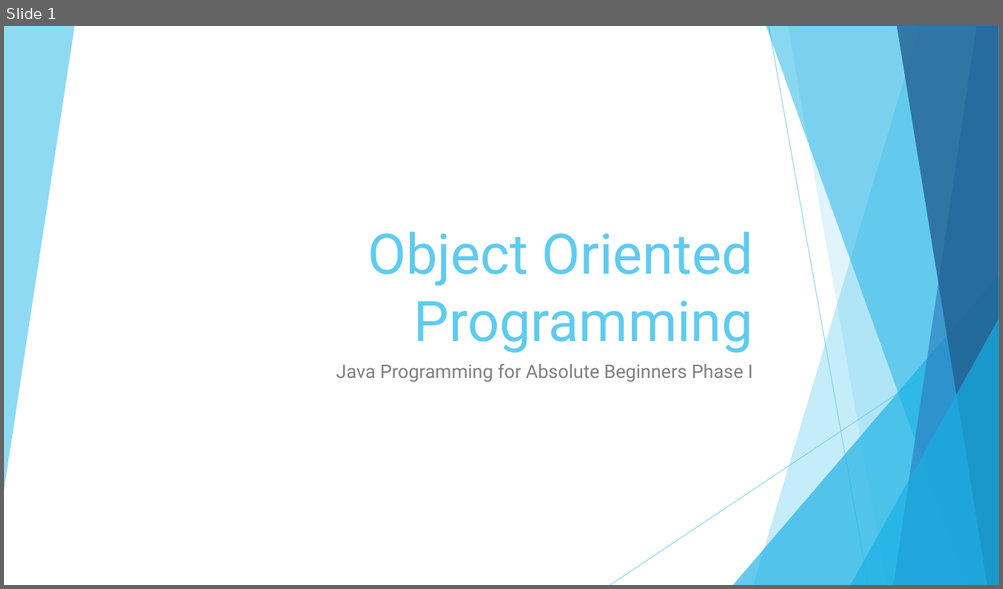
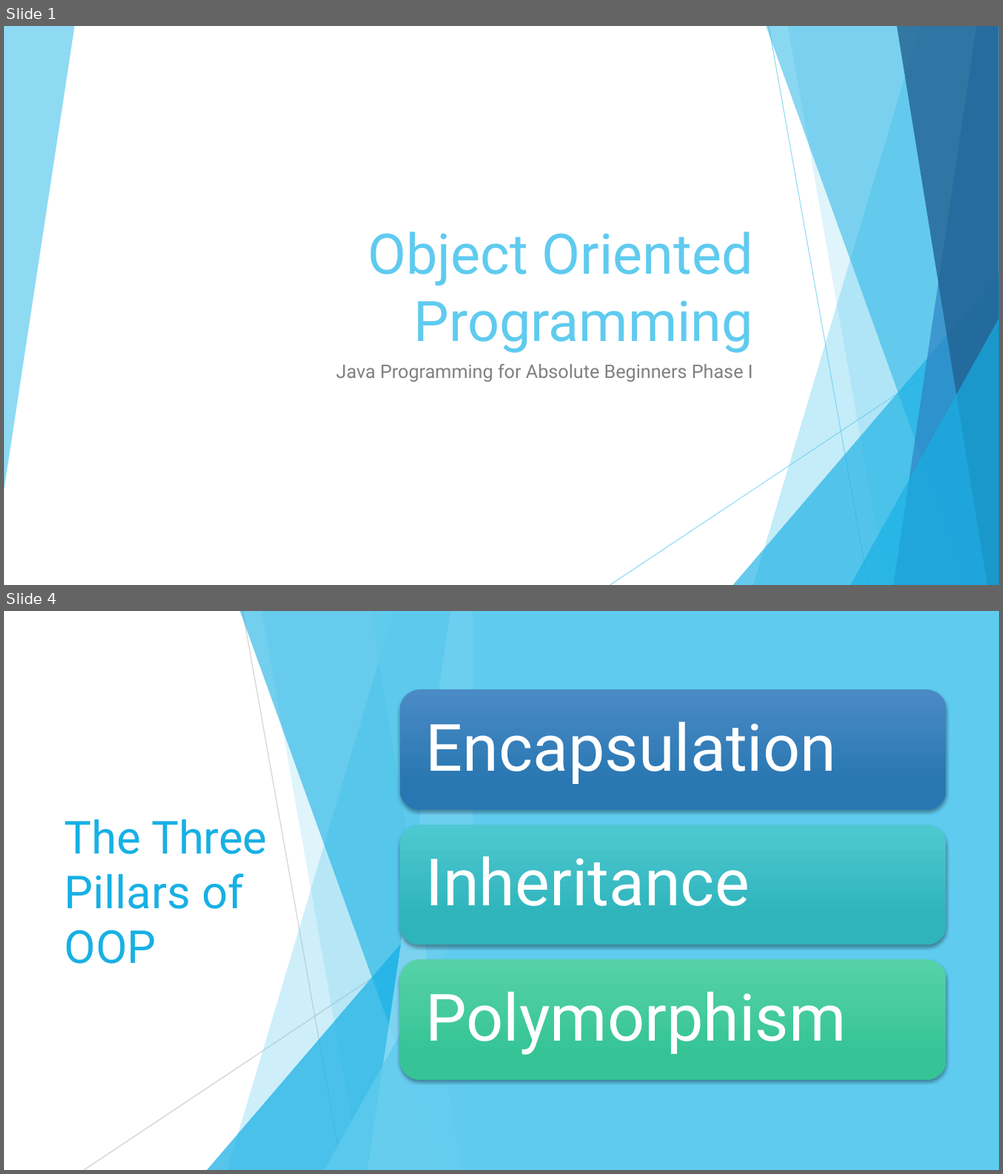
Before and after one commit to JoseRivas1998/Java-Game-Development-For-Absolute-Beginners, a slide deck: Slides/Lesson1.4.pptx. Shown one above the other, each under a label of ours: slide 1 before the commit, slides 1 and 4 after it; the slides between them are not shown. The pictures are 1003x589 and 1003x1174 pixels, drawn with LibreOffice and Linux fonts; fonts in the diff are those of the drawing. Boxes give left, top, right and bottom in pixels: in the first picture for what was removed or moved away, otherwise in the second. Text is boxed around its words. In the diff, an @@ line names an element or a change of style, - is before the commit and + after.

```diff
--- a/Slides/Lesson1.4.pptx
+++ b/Slides/Lesson1.4.pptx
@@ slide 4 added at [4,611,999,1170], background #FFFFFF; not listed: 9 template elements that a slide beside it also shows @@
@@ rectangle added at [4,611,999,1170], fill #FFFFFF @@
@@ rectangle added at [472,611,999,1170], fill #5FCBEF @@
@@ title added at [65,819,267,964], 44 pt, text #17B0E4 @@
+The Three Pillars of OOP
@@ group added at [84,611,472,1170]: 5 freeform shapes, 2 lines, 2 triangles @@
@@ triangle added at [4,939,40,1170], fill #5FCBEF at 70% opacity @@
@@ group added at [400,689,946,1079]: 3 rounded rectangles, 3 texts @@
+Encapsulation
+Inheritance
+Polymorphism
```
Also in this commit, not shown: 5 other slides added, 1 slide removed, 2 other files.
